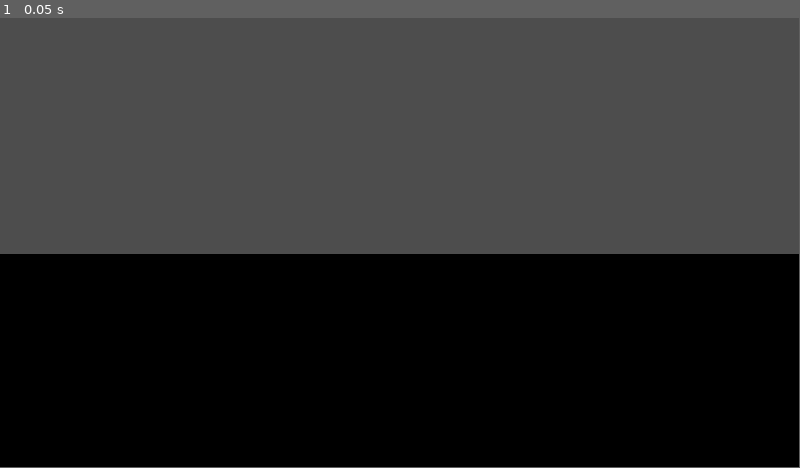
Above: before the commit, frame 1.
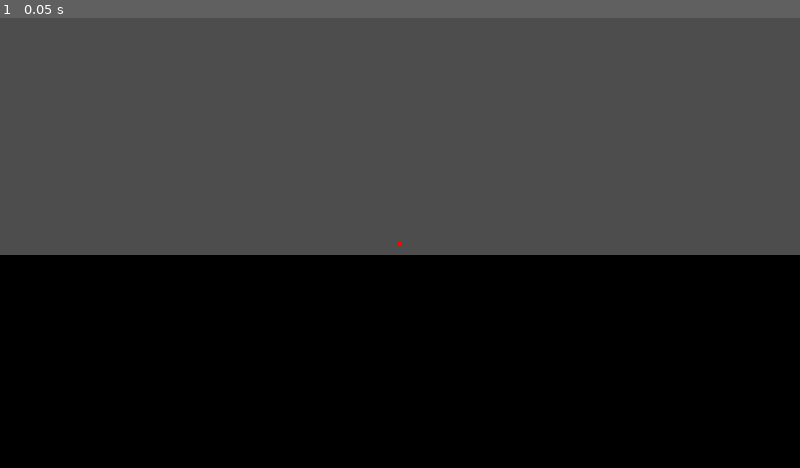
Above: after the commit, the same moment.

Repository: kitkat-001/duel
Game: Godot game, scene res://Scenes/level.tscn
Two runs of this game, one before a commit and one after it. Both use one fixed random seed, a clock stepped at 60 frames per second and the inputs below.
Inputs:
- Up to frame 1 (0.05 s): no input
In our replay, the window is 799x449 before the commit and 800x450 after it. These sizes can differ from the game's own. Grey fills any space a smaller window leaves; there, only what the larger window draws over its background counts as a difference.

The runs differ from the first frame. In frame 1, 0.3% of the frame differs, in the area x 0-100%, y 0-53%.

Commit message:
more shooting stuffs

Diff:
--- a/duel_godot/Scenes/level.tscn
+++ b/duel_godot/Scenes/level.tscn
@@ -1,12 +1,23 @@
-[gd_scene load_steps=4 format=3 uid="uid://dl7tfx0g5pgmu"]
+[gd_scene load_steps=5 format=3 uid="uid://dl7tfx0g5pgmu"]
 
 [ext_resource type="PackedScene" uid="uid://cb6resdlqsclu" path="res://Scenes/player.tscn" id="1_1axgi"]
 [ext_resource type="PackedScene" uid="uid://c7ul3cgi7u7uc" path="res://Scenes/dummy.tscn" id="2_nqvpi"]
+
+[sub_resource type="CanvasTexture" id="CanvasTexture_6xpxi"]
 
 [sub_resource type="StandardMaterial3D" id="StandardMaterial3D_y4wnv"]
 albedo_color = Color(0, 1, 0, 1)
 
 [node name="Level" type="Node3D"]
+
+[node name="CanvasLayer" type="CanvasLayer" parent="."]
+follow_viewport_enabled = true
+
+[node name="Crosshair" type="Sprite2D" parent="CanvasLayer"]
+modulate = Color(1, 0, 0, 1)
+position = Vector2(960, 540)
+scale = Vector2(10, 10)
+texture = SubResource("CanvasTexture_6xpxi")
 
 [node name="Player" parent="." instance=ExtResource("1_1axgi")]
 
--- a/duel_godot/Scenes/player.tscn
+++ b/duel_godot/Scenes/player.tscn
@@ -6,7 +6,3 @@
 transform = Transform3D(1, 0, 0, 0, 1, 0, 0, 0, 1, 0, 1.5, 0)
 keep_aspect = 0
 fov = 90.0
-
-[node name="RayCast3D" type="RayCast3D" parent="."]
-transform = Transform3D(1, 0, 0, 0, -4.37114e-08, -1, 0, 1, -4.37114e-08, 0, 1.5, 0)
-target_position = Vector3(0, -20, 0)
--- a/duel_godot/project.godot
+++ b/duel_godot/project.godot
@@ -20,6 +20,7 @@
 window/size/viewport_width=1920
 window/size/viewport_height=1080
 window/size/mode=3
+window/stretch/mode="canvas_items"
 
 [input]
 
Not shown, changed: duel_rust/src/dummy.rs
Not shown, changed: duel_rust/src/lib.rs
Not shown, changed: duel_rust/src/player.rs
